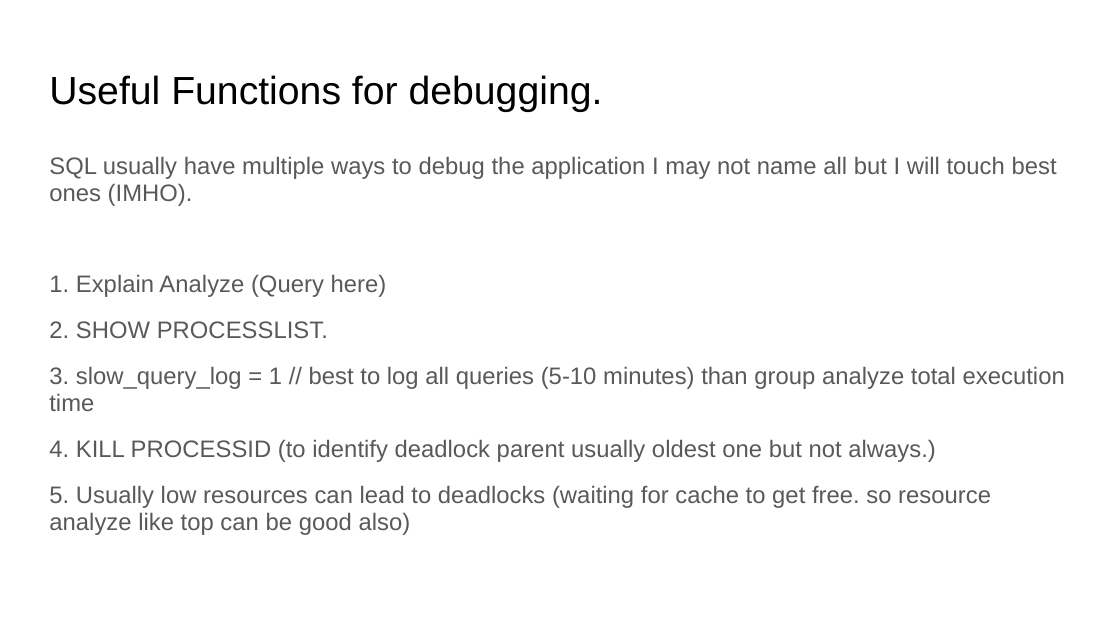
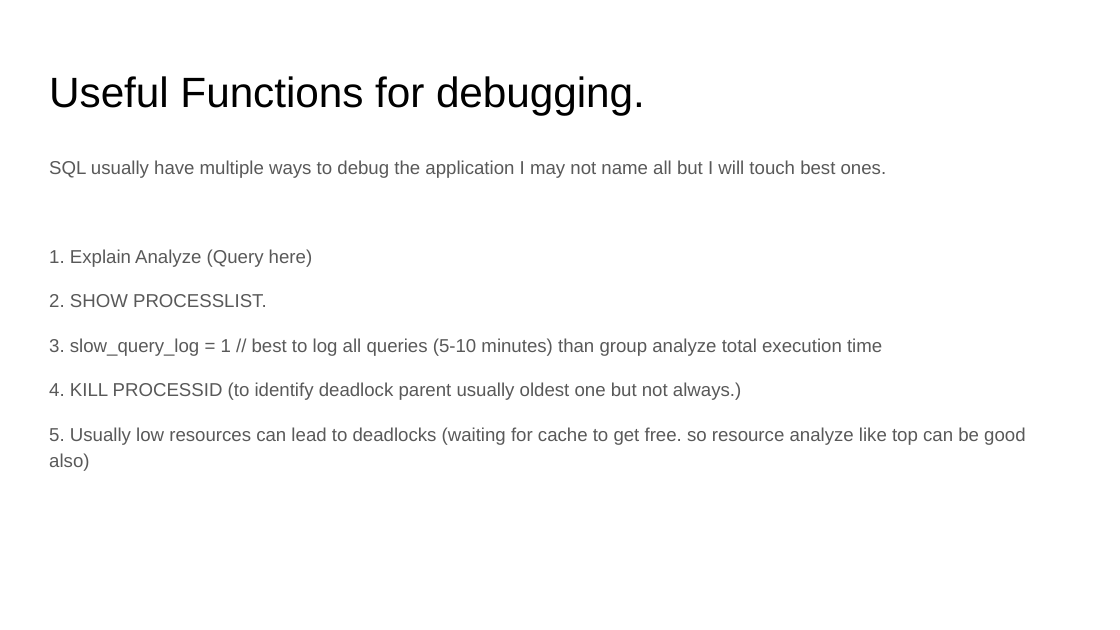
Before and after one commit to Neznajki/devclub-high-load-db, a slide deck: slide 13 of High Load System DB.pptx (slide 8 before the commit). Drawn at 1120x630 pixels with LibreOffice and Linux fonts; fonts in the diff are those of the drawing. Boxes give left, top, right and bottom in pixels: in the first picture for what was removed or moved away, otherwise in the second. Text is boxed around its words. In the diff, an @@ line names an element or a change of style, - is before the commit and + after.

```diff
--- a/High Load System DB.pptx
+++ b/High Load System DB.pptx
@@ text "Useful Functions for debugging." at bbox=[49, 76, 645, 116]: size 25.2 to 27.2 pt @@
@@ text at bbox=[49, 160, 887, 178]: text changed; size 15.3 to 12.1 pt @@
-SQL usually have multiple ways to debug the application I may not name all but I will touch best ones (IMHO).
+SQL usually have multiple ways to debug the application I may not name all but I will touch best ones.
@@ text at bbox=[49, 249, 1025, 471]: size 15.3 to 12.1 pt in "1. Explain Analyze (Query here)", "2. SHOW PROCESSLIST.", "3. slow_query_log = 1 // best to ...", "4. KILL PROCESSID (to identify deadlock parent ..." and 1 more places; line spacing 0.95 to 1.15 @@
```
Also in this commit, not shown: 14 other slides changed, 15 slides added, 5 slides removed, 1 other file.
